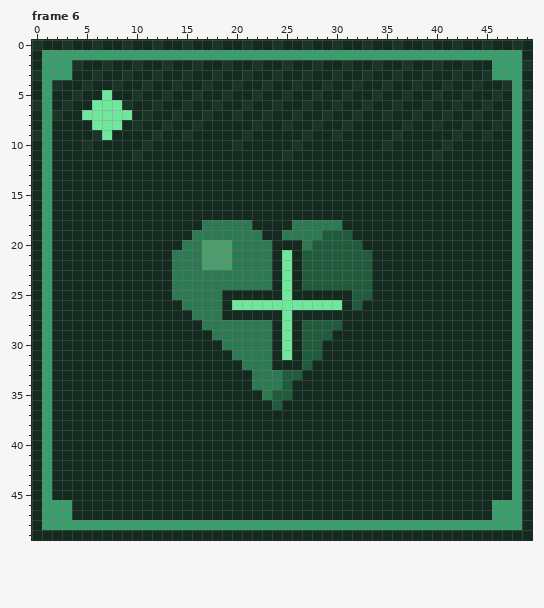
Two states of a pixel-art file, Assets/Art/Sprites/UI/cell_sheet.aseprite. The picture above was drawn from the file before the commit.
50x50 pixels, 8 frames. Colours within 5 levels of each other are drawn and written as one. Shown: frame 6.
New version:
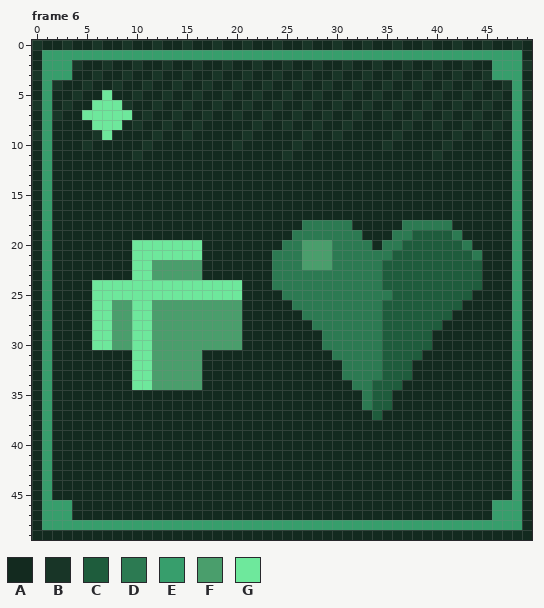
Palette (. is transparent): A #132a1f  B #183527  C #1e5c3c  D #2c7a52  E #379e6c  F #4a9e6c  G #6ee89c
From old to new:
Frame 6:
Colour C gives way to colour A in row 28 at x 27; in rows 29 to 31 at x 27 to 28; in row 32 at x 27; in row 33 at x 25 to 26; in row 34 at x 25; in row 35 at x 24 to 25.
Colour C gives way to colour A in row 36 at x 24.
Colour D gives way to colour A in row 18 at x 17 to 21 and 26; in row 19 at x 16 to 22 and 25; in rows 20 to 22 at x 20 to 23; in row 23 at x 17 to 23; in row 24 at x 21 to 23; in rows 28 to 30 at x 21 to 23.
Colour D gives way to colour A in row 31 at x 20 to 23; in row 32 at x 21 to 23; in rows 33 to 34 at x 22 to 24; in row 35 at x 23.
Colour F gives way to colour A in rows 20 to 22 at x 17 to 19.
Colour G gives way to colour A in row 26 at x 21 to 25; in rows 27 to 31 at x 25.
Colour A gives way to colour C in row 19 at x 38 to 41; in row 20 at x 37 to 42; in row 21 at x 36 to 43; in rows 22 to 24 at x 35 to 44; in row 25 at x 36 to 43; in row 26 at x 35 to 42.
Colour A gives way to colour C in row 27 at x 35 to 41; in row 28 at x 35 to 40; in rows 29 to 30 at x 35 to 39; in row 31 at x 35 to 38; in rows 32 to 33 at x 35 to 37; in row 34 at x 34 to 36.
Colour A gives way to colour C in rows 35 to 36 at x 34 to 35; in row 37 at x 34.
Colour A gives way to colour D in row 18 at x 31 and 37 to 41; in row 19 at x 32, 36 to 37 and 42; in row 20 at x 25 to 26, 33, 35 to 36 and 43; in row 21 at x 24, 26, 34 to 35 and 44; in rows 22 to 24 at x 24, 26 and 34; in row 25 at x 26 to 31 and 34 to 35.
Colour A gives way to colour D in row 26 at x 31 and 33 to 34; in row 27 at x 27 to 34; in row 28 at x 31 to 34; in row 29 at x 30 to 34; in row 30 at x 29 to 34; in row 31 at x 30 to 34.
Colour A gives way to colour D in rows 32 to 33 at x 31 to 34; in row 34 at x 32 to 33; in rows 35 to 36 at x 33.
Colour C gives way to colour D in row 19 at x 29 to 31; in row 20 at x 30 to 32; in rows 21 to 22 at x 30 to 33; in rows 23 to 24 at x 27 to 33; in row 25 at x 32 to 33; in row 26 at x 32.
Colour C gives way to colour D in row 28 at x 28 to 30; in row 29 at x 29.
Colour G gives way to colour D in rows 21 to 25 at x 25; in row 26 at x 26 to 30.
Colour A gives way to colour F in rows 22 to 23 at x 12 to 13; in row 26 at x 8 to 9, 12 to 14 and 19; in row 27 at x 8 to 9, 12 to 15 and 19 to 20; in row 28 at x 8 to 9 and 12 to 16; in row 29 at x 8 to 9 and 12 to 17; in row 30 at x 8 to 9 and 12 to 18.
Colour A gives way to colour F in rows 31 to 34 at x 12 to 16.
Colour C gives way to colour F in row 20 at x 28 to 29; in rows 21 to 22 at x 27 to 29.
Colour D gives way to colour F in row 20 at x 27; in rows 22 to 23 at x 14 to 16; in row 26 at x 15 to 18; in row 27 at x 16 to 18; in row 28 at x 17 to 20; in row 29 at x 18 to 20.
Colour D gives way to colour F in row 30 at x 19 to 20.
Colour G gives way to colour F in row 26 at x 20.
Colour A gives way to colour G in row 20 at x 10 to 14; in row 21 at x 10 to 13; in rows 22 to 23 at x 10 to 11; in row 24 at x 6 to 13; in row 25 at x 6 to 13 and 19 to 20; in rows 26 to 30 at x 6 to 7 and 10 to 11.
Colour A gives way to colour G in rows 31 to 34 at x 10 to 11.
Colour D gives way to colour G in row 20 at x 15 to 16; in row 21 at x 14 to 16; in row 24 at x 14 to 20; in row 25 at x 14 to 18.
